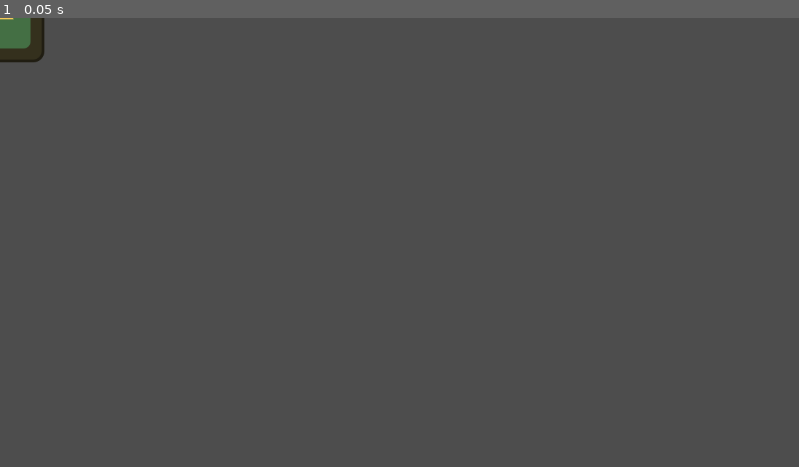
Above: before the commit, frame 1.
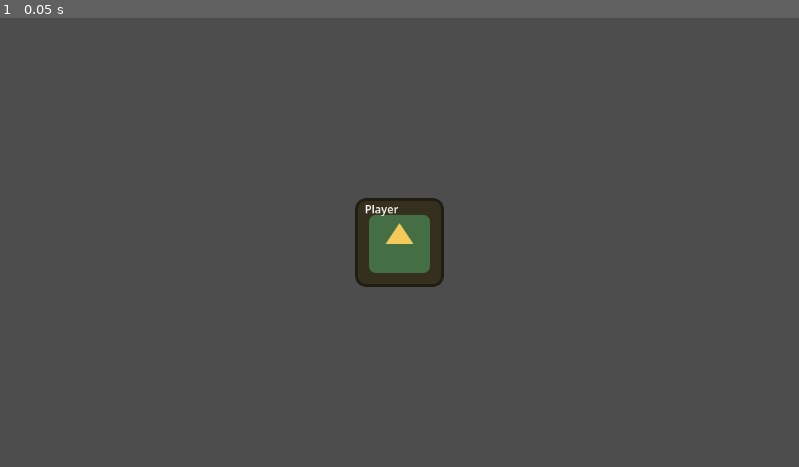
Above: after the commit, the same moment.

Repository: Tijana0/Last-One-Dancing
Game: Godot game, scene res://scenes/network_manager.tscn
Two runs of this game, one before a commit and one after it. Both use one fixed random seed, a clock stepped at 60 frames per second and the inputs below. The engine's default icon, where the game draws it, is replaced by a stand-in: a white triangle on a blue panel in a dark square.
Inputs:
- Up to frame 1 (0.05 s): no input

The runs differ from the first frame. In frame 1, 2.7% of the frame differs, in the area x 0-56%, y 0-60%.

Commit message:
fix: fallback to authority 1 for non-spawned players

Diff:
--- a/scripts/player/player.gd
+++ b/scripts/player/player.gd
@@ -25,7 +25,10 @@
 
 func _enter_tree():
 	# This helps the MultiplayerSpawner find this node
-	set_multiplayer_authority(name.to_int())
+	var id = name.to_int()
+	if id == 0:
+		id = 1
+	set_multiplayer_authority(id)
 
 func _physics_process(delta):
 	# Only control YOUR player
